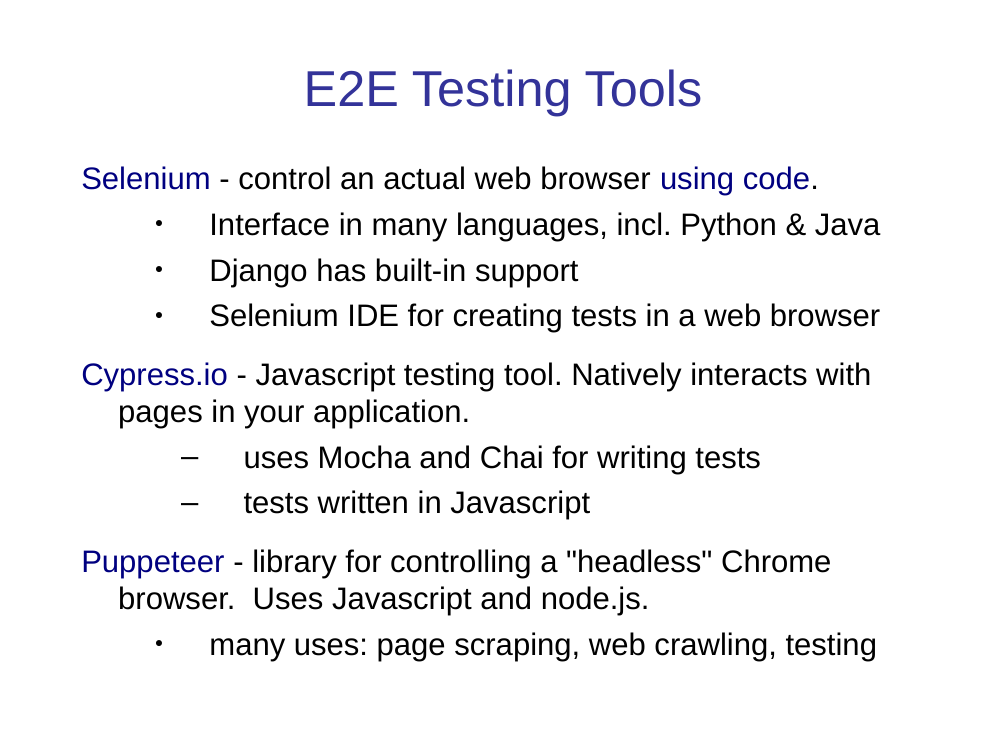
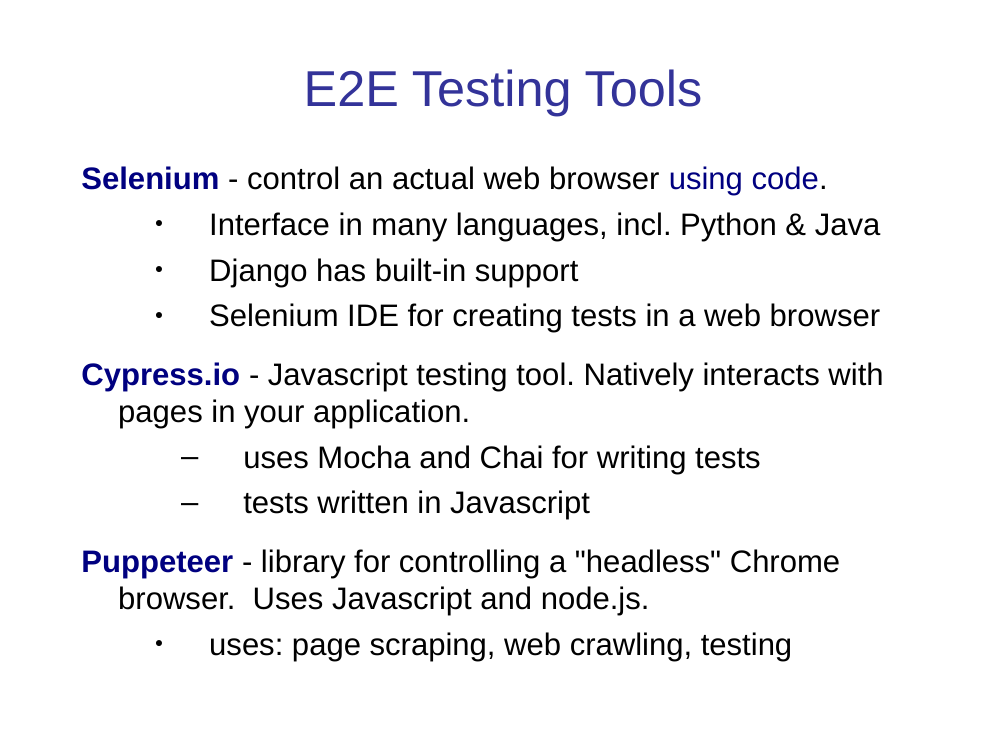
Before and after one commit to cpske/ISP, a slide deck: slide 12 of testing/WebTesting.ppt. Drawn at 1008x756 pixels with LibreOffice and Linux fonts; fonts in the diff are those of the drawing. Boxes give left, top, right and bottom in pixels: in the first picture for what was removed or moved away, otherwise in the second. Text is boxed around its words. In the diff, an @@ line names an element or a change of style, - is before the commit and + after.

```diff
--- a/testing/WebTesting.ppt
+++ b/testing/WebTesting.ppt
@@ text at [81,166,883,615]: bold on in "Selenium", "Cypress.io", "Puppeteer"; indent changed @@
@@ text at [209,632,792,661]: text changed @@
-  ● many uses: page scraping, web crawling, testing
+  ● uses: page scraping, web crawling, testing
```
Also in this commit, not shown: 12 other slides changed, 2 slides added, 5 other files.
